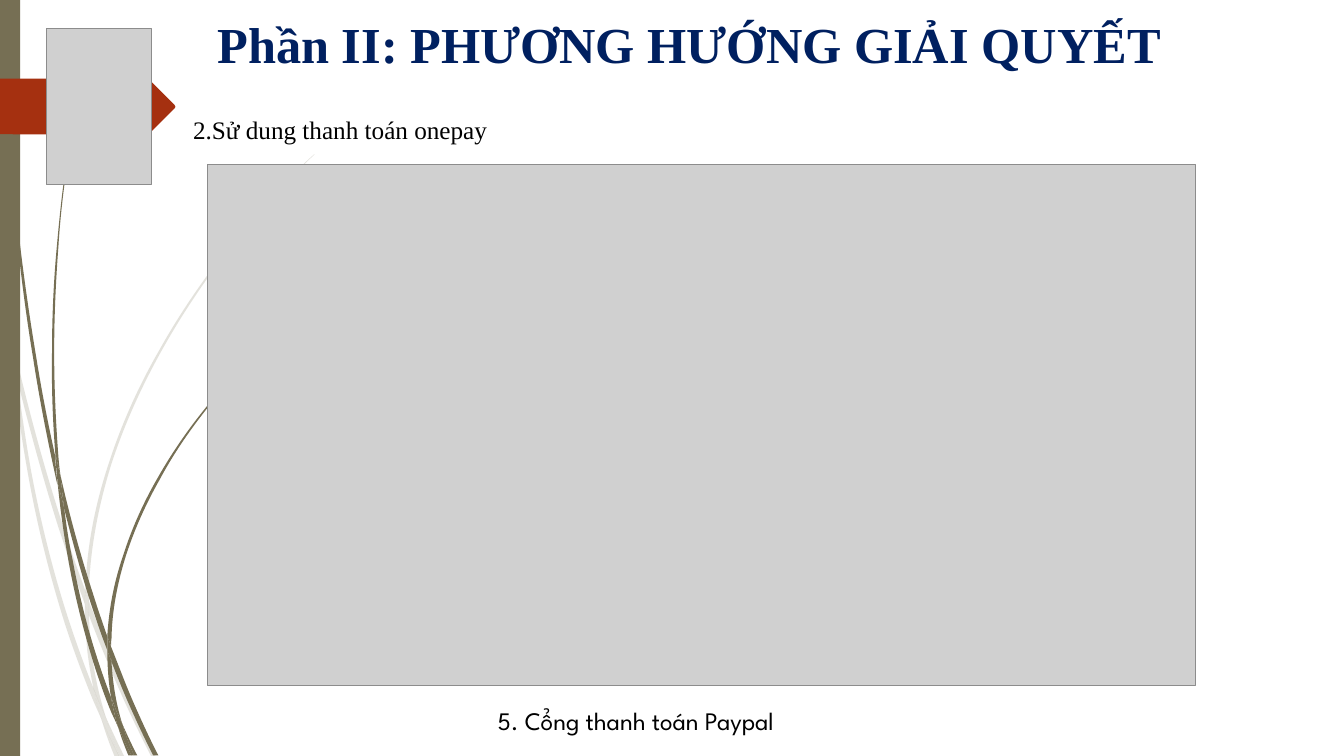
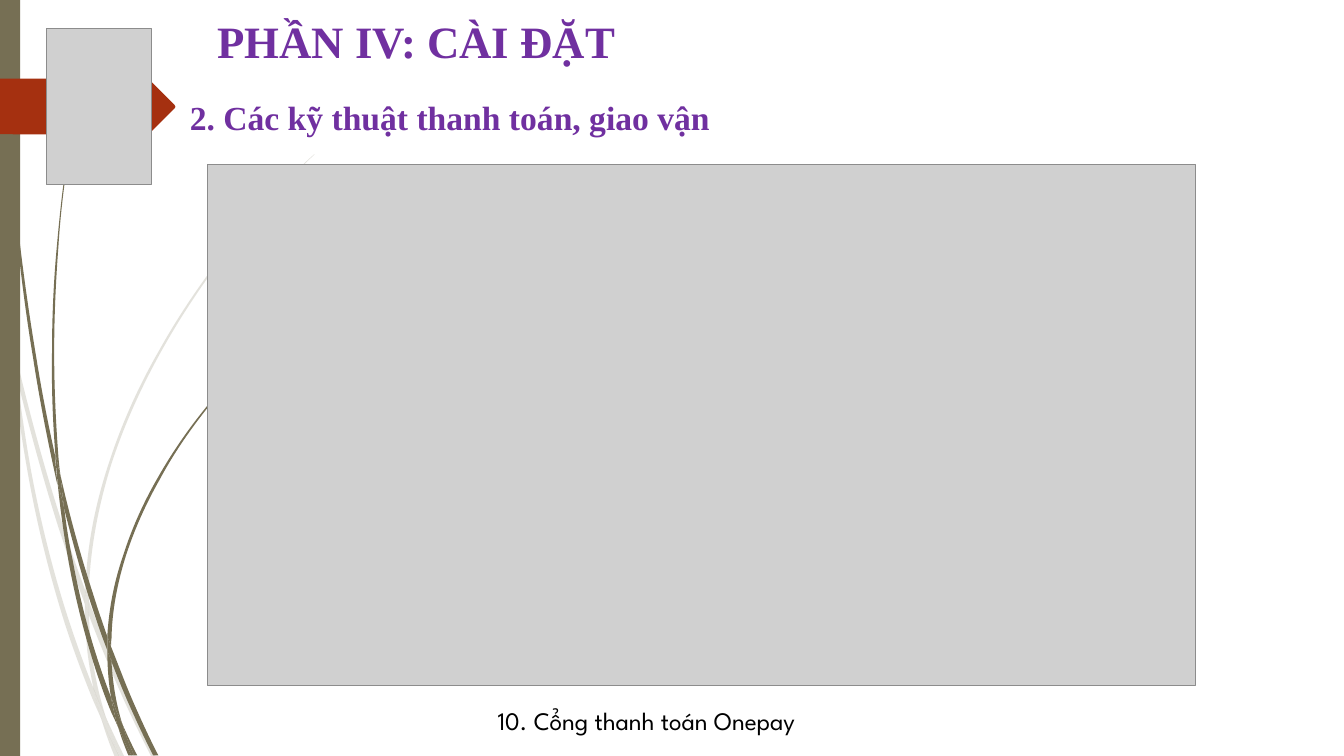
Before and after one commit to thanhgonzalo/datn, a slide deck: slide 12 of Slide.ppt (slide 8 before the commit). Drawn at 1344x756 pixels with LibreOffice and Linux fonts; fonts in the diff are those of the drawing; grey boxes stand for pictures; background and template pictures are left out. Boxes give left, top, right and bottom in pixels: in the first picture for what was removed or moved away, otherwise in the second. Text is boxed around its words. In the diff, an @@ line names an element or a change of style, - is before the commit and + after.

```diff
--- a/Slide.ppt
+++ b/Slide.ppt
@@ text at (217, 23, 616, 67): text changed; size 36 to 32 pt; text colour #002060 to #7030A0 @@
-Phần II: PHƯƠNG HƯỚNG GIẢI QUYẾT
+PHẦN IV: CÀI ĐẶT
@@ text added at (190, 106, 709, 137), 24 pt, text #7030A0, bold @@
+2. Các kỹ thuật thanh toán, giao vận
@@ text removed at (193, 121, 487, 145) @@
-2.Sử dung thanh toán onepay
@@ text at (498, 708, 795, 736): text changed @@
-5. Cổng thanh toán Paypal
+10. Cổng thanh toán Onepay
```
Also in this commit, not shown: 10 other slides changed, 7 slides added, 2 slides removed.
